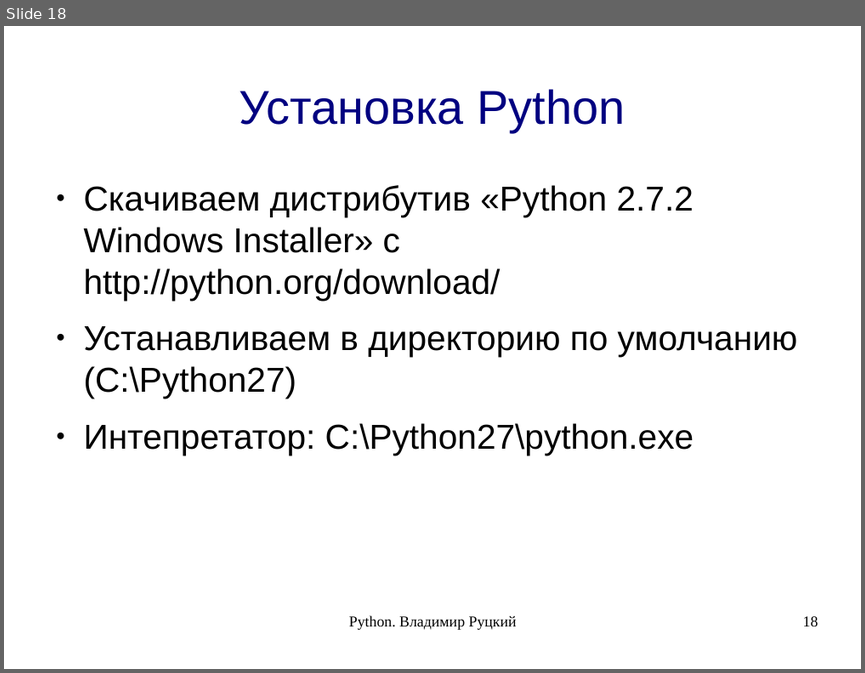
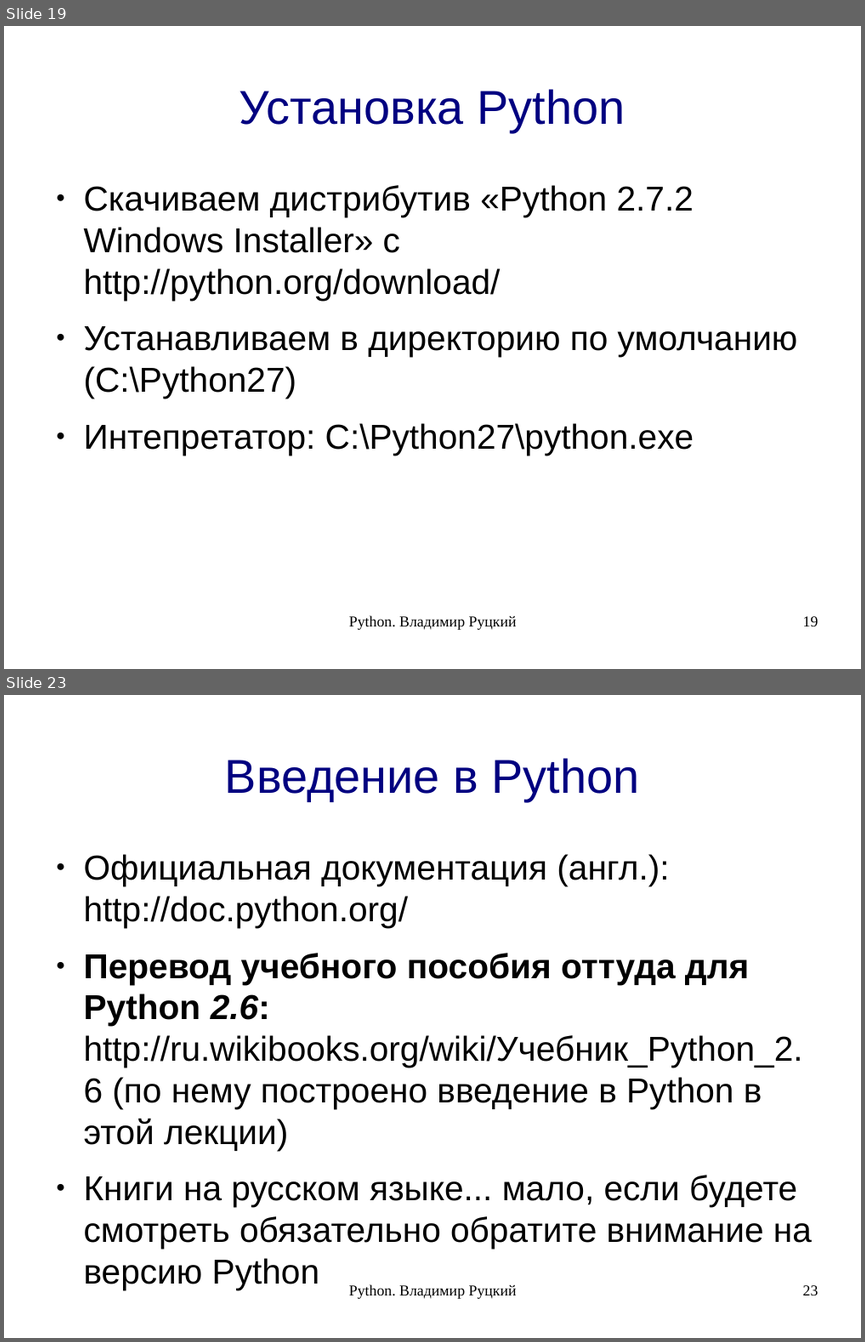
Before and after one commit to rutsky/python-course, a slide deck: 00_introduction.odp. Shown one above the other, each under a label of ours: slide 18 before the commit, slides 19 and 23 after it; the slides between them are not shown. The pictures are 865x673 and 865x1342 pixels, drawn with LibreOffice and Linux fonts; fonts in the diff are those of the drawing. Boxes give left, top, right and bottom in pixels: in the first picture for what was removed or moved away, otherwise in the second. Text is boxed around its words. In the diff, an @@ line names an element or a change of style, - is before the commit and + after.

```diff
--- a/00_introduction.odp
+++ b/00_introduction.odp
@@ slide 23 added at (4,695,861,1338), background #FFFFFF @@
@@ title added at (225,758,639,801), 44 pt, text #000080 @@
+Введение в Python
@@ text added at (84,854,812,1290), 32 pt, text #000000 @@
+● Официальная документация (англ.): http://doc.python.org/
+● Перевод учебного пособия оттуда для Python 2.6: http://ru.wikibooks.org/wiki/Учебник_Python_2.6 (по нему построено введение в Python в этой лекции)
+● Книги на русском языке... мало, если будете смотреть обязательно обратите внимание на версию Python
@@ text added at (349,1284,517,1299), 14 pt, text #000000 @@
+Python. Владимир Руцкий
@@ page number added at (803,1285,818,1295), 14 pt, text #000000 @@
+23
@@ what was slide 18 is now slide 19 @@
@@ page number at (803,616,818,626): text changed @@
-18
+19
```
Also in this commit, not shown: 8 slides changed, 9 other slides added, 7 other files.
